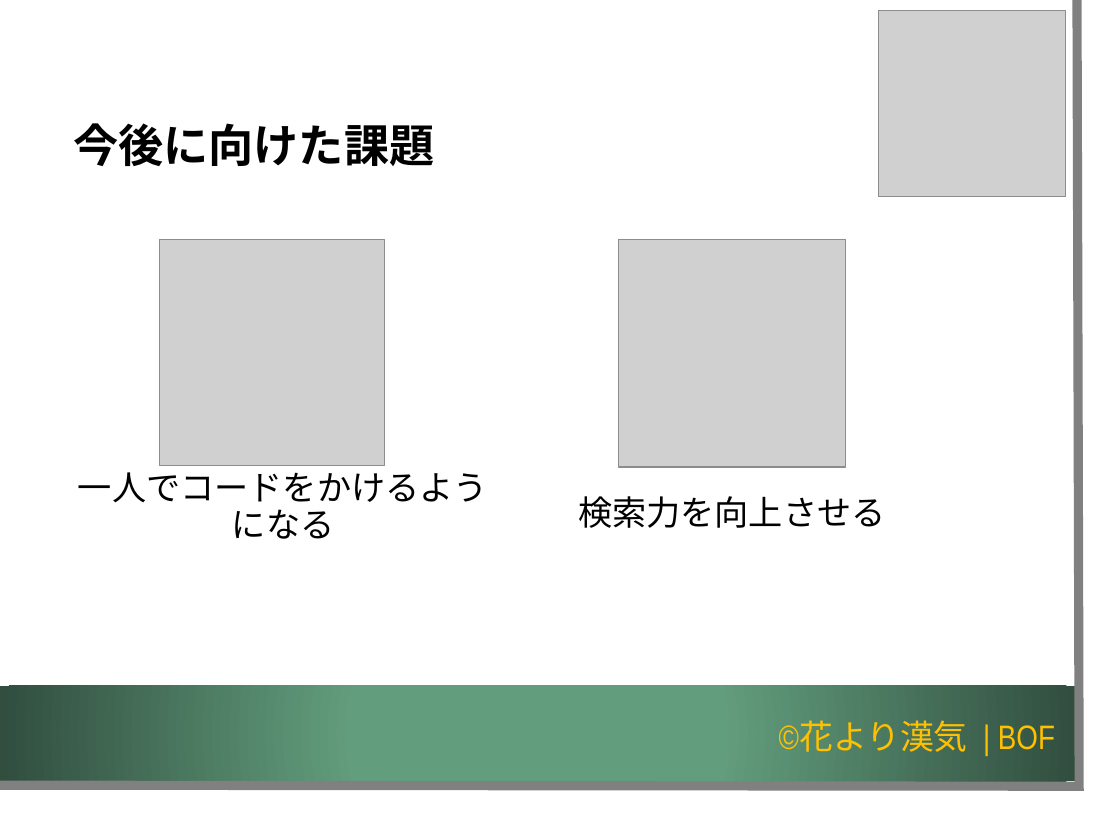
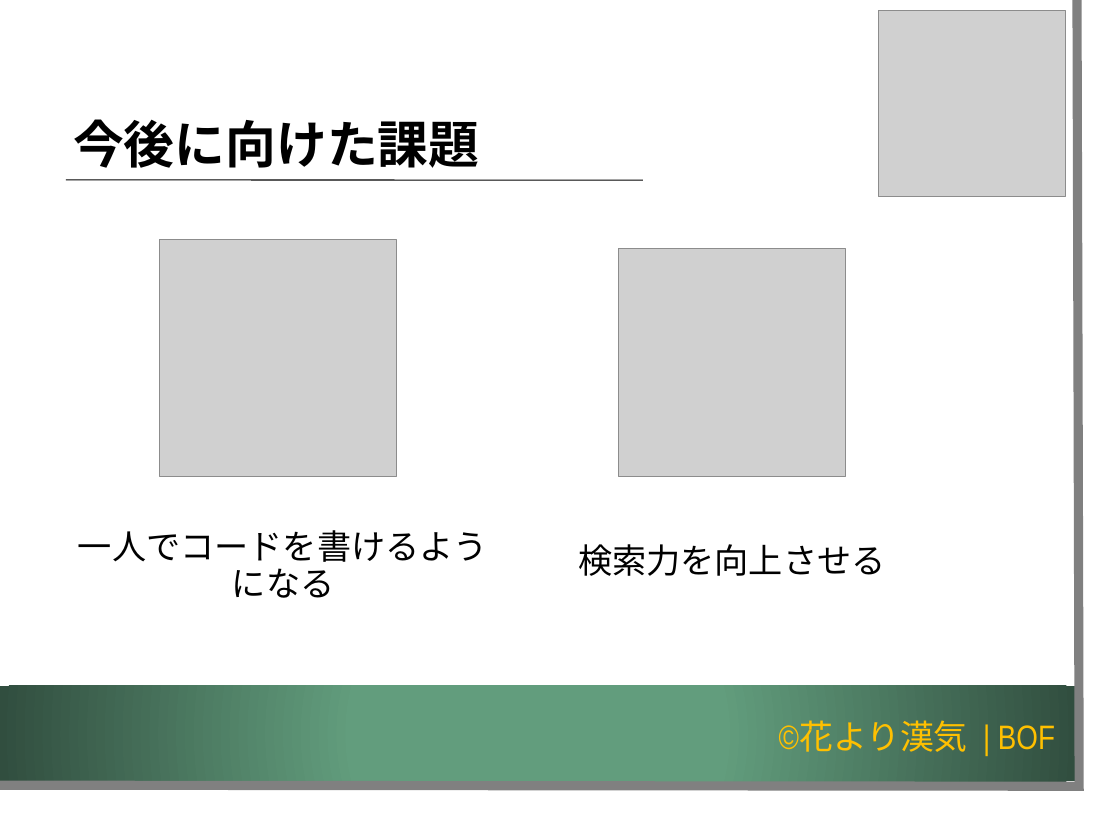
Before and after one commit to K-MIGTA/hanayoriRepo, a slide deck: slide 14 of 成果報告会_発表用スライド_チーム開発演習編集版_1.2.pptx. Drawn at 1120x840 pixels with LibreOffice and Linux fonts; fonts in the diff are those of the drawing; grey boxes stand for pictures; background and template pictures are left out. Boxes give left, top, right and bottom in pixels: in the first picture for what was removed or moved away, otherwise in the second. Text is boxed around its words. In the diff, an @@ line names an element or a change of style, - is before the commit and + after.

```diff
--- a/成果報告会_発表用スライド_チーム開発演習編集版_1.2.pptx
+++ b/成果報告会_発表用スライド_チーム開発演習編集版_1.2.pptx
@@ title "今後に向けた課題" at (x1=73, y1=119, x2=479, y2=168): size 32 to 36 pt @@
@@ line added from (66, 180) to (642, 180), #000000 0.74 pt @@
@@ picture resized from (x1=160, y1=240, x2=385, y2=465) to (x1=160, y1=240, x2=396, y2=477) @@
@@ picture moved from (x1=619, y1=240, x2=847, y2=468) to (x1=619, y1=249, x2=847, y2=477) @@
@@ text at (x1=78, y1=530, x2=488, y2=598): text changed @@
-一人でコードをかけるようになる
+一人でコードを書けるようになる
@@ text "検索力を向上させる" moved from (x1=578, y1=496, x2=885, y2=528) to (x1=578, y1=544, x2=885, y2=576) @@
```
Also in this commit, not shown: 29 other slides changed, 2 slides removed.
